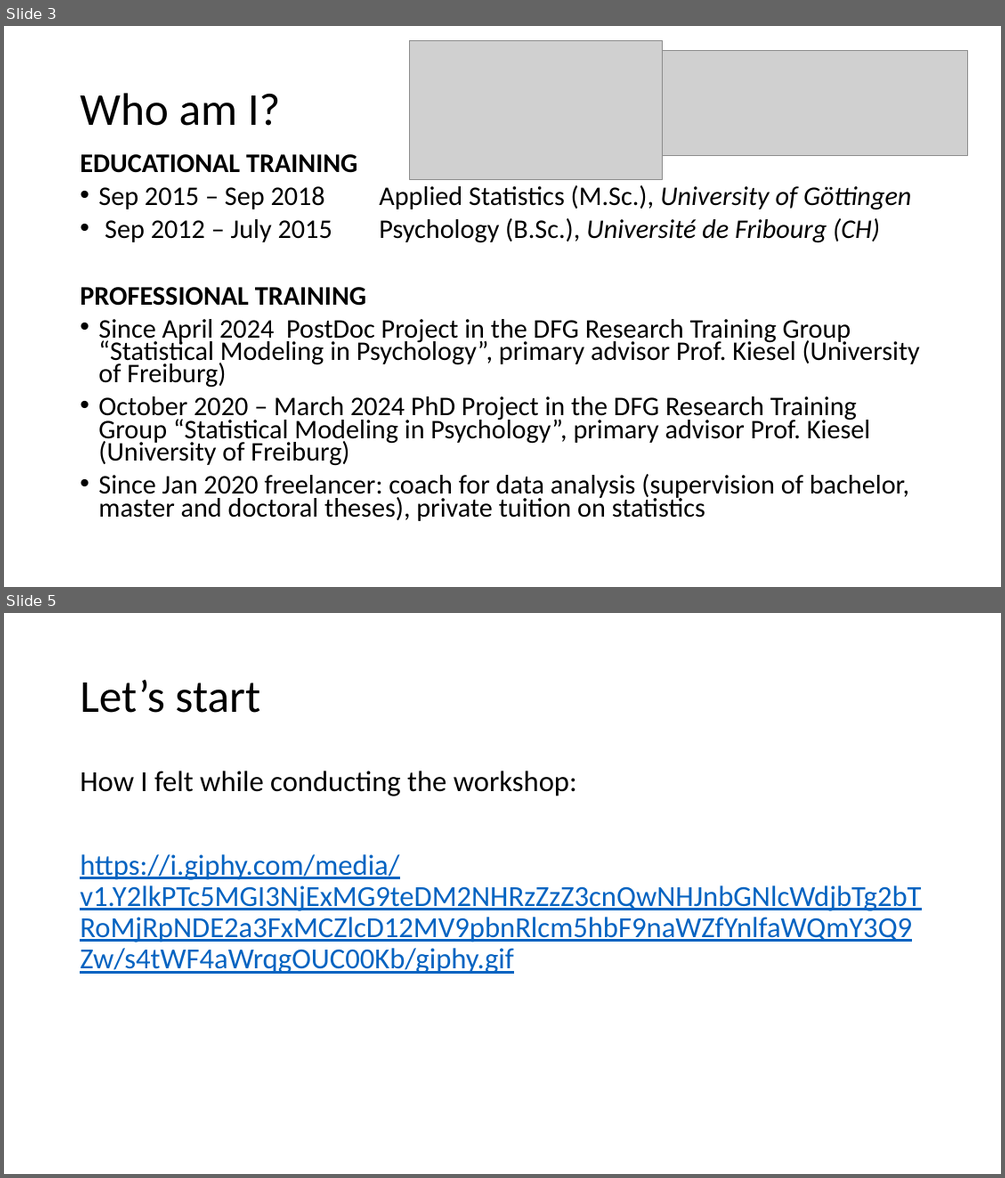
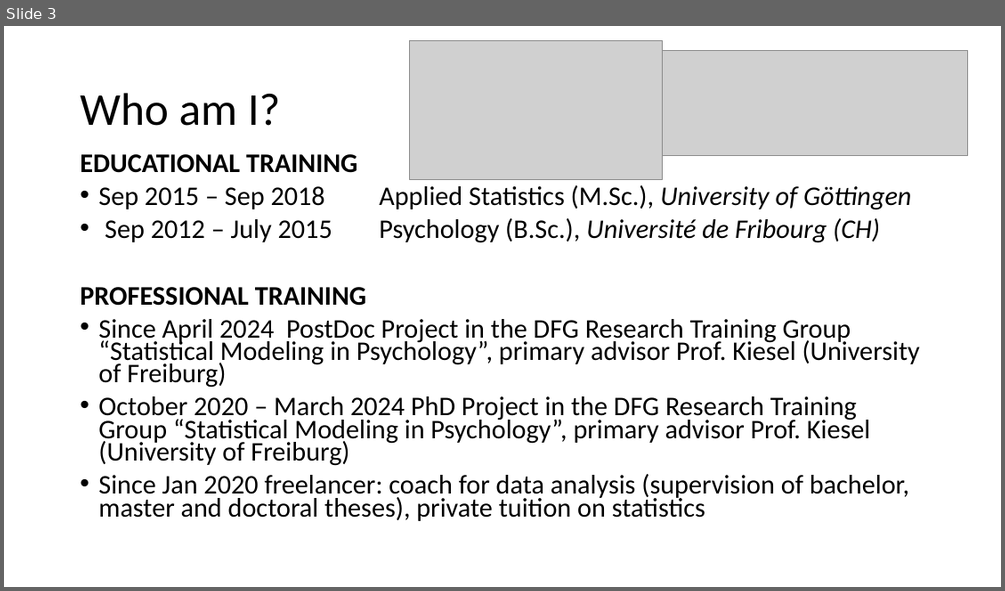
Before and after one commit to FennStatistics/introductory-workshop-in-LLMs, a slide deck: welcome slides.pptx. Shown one above the other, each under a label of ours: slides 3 and 5 before the commit, slide 3 after it; the slides between them are not shown. The pictures are 1005x1178 and 1005x591 pixels, drawn with LibreOffice and Linux fonts; fonts in the diff are those of the drawing; grey boxes stand for pictures. Boxes give left, top, right and bottom in pixels: in the first picture for what was removed or moved away, otherwise in the second. Text is boxed around its words. In the diff, an @@ line names an element or a change of style, - is before the commit and + after.

```diff
--- a/welcome slides.pptx
+++ b/welcome slides.pptx
@@ slide 5 removed at <box>4,613,1001,1174</box>, background #FFFFFF @@
@@ title removed at <box>80,680,260,713</box> @@
-Let’s start
@@ text removed at <box>80,771,921,973</box> @@
-How I felt while conducting the workshop:
-https://i.giphy.com/media/v1.Y2lkPTc5MGI3NjExMG9teDM2NHRzZzZ3cnQwNHJnbGNlcWdjbTg2bTRoMjRpNDE2a3FxMCZlcD12MV9pbnRlcm5hbF9naWZfYnlfaWQmY3Q9Zw/s4tWF4aWrqgOUC00Kb/giphy.gif
```
Also in this commit, not shown: 1 slide changed, 2 slides added, 1 other slide removed, 11 other files.
